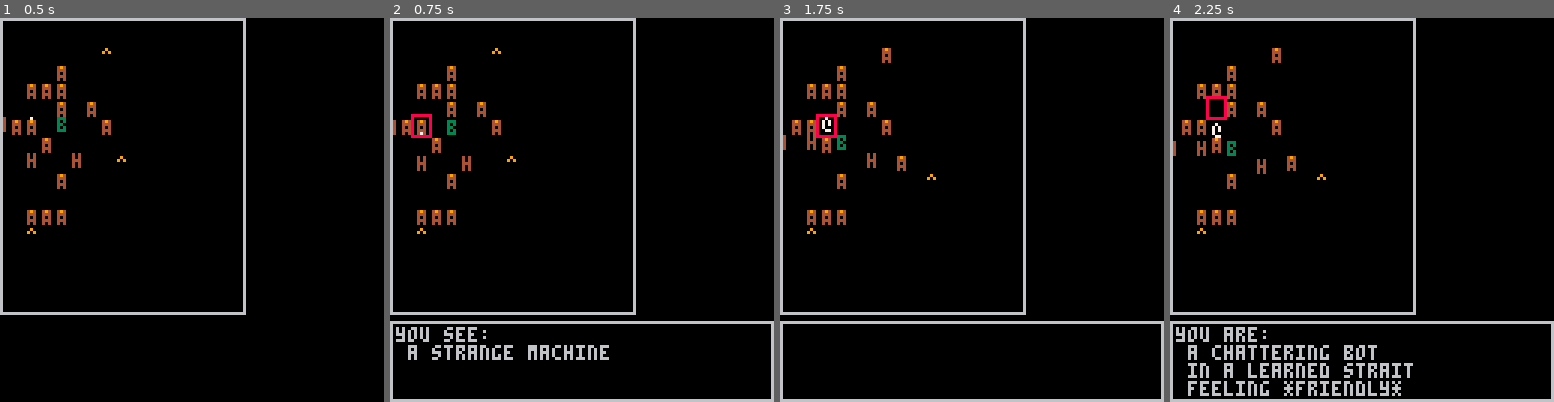
Above: before the commit, frames 1-4 (left to right).
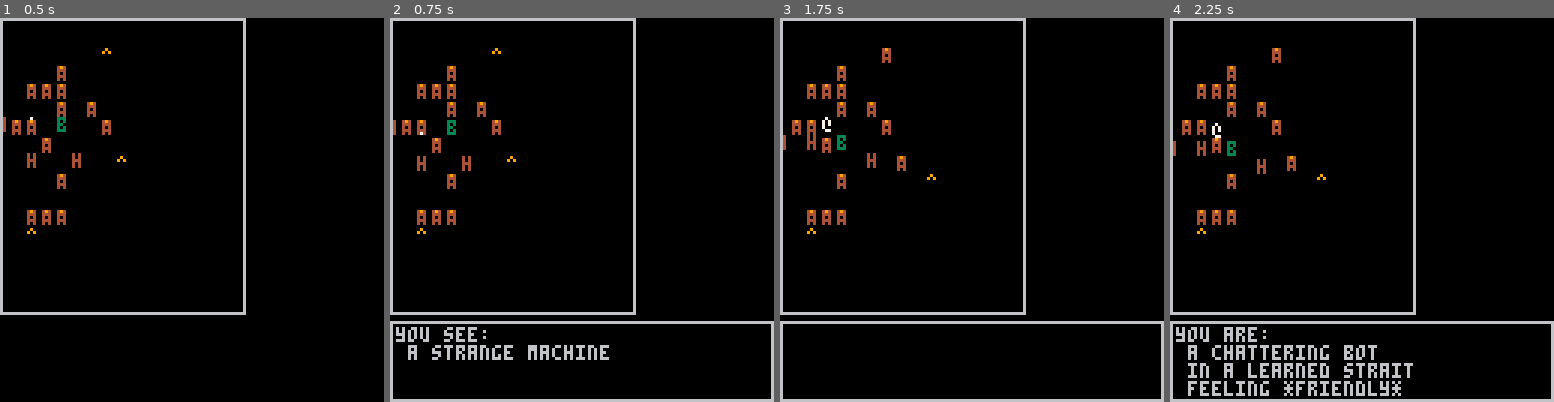
Above: after the commit, the same moments.

Repository: arnodick/castle
Game: PICO-8 cartridge castle.p8
Two runs of this game, one before a commit and one after it. Both use one fixed random seed, a clock stepped at 60 frames per second and the inputs below.
Inputs:
- Up to frame 1 (0.5 s): tap X (X key) at 0.33 s
- Up to frame 2 (0.75 s): tap O (Z key) at 0.7 s
- Up to frame 3 (1.75 s): tap X (X key) at 1.07 s; hold Right from 1.6 s (still down); tap O (Z key) at 1.7 s
- Up to frame 4 (2.25 s): tap X (X key) at 1.85 s; release Right at 2.1 s; tap O (Z key) at 2.1 s; hold Up from 2.15 s (still down)

Frame 1 is identical in both runs. In frame 2, 0.2% of the frame differs, in the area x 5-11%, y 25-32%; in frame 3, 0.2%; in frame 4, 0.2%.

Commit message:
more fixes

Diff:
--- a/castle.p8
+++ b/castle.p8
@@ -502,7 +502,9 @@
 		rect(cam[1]+m.x-2,cam[2]+m.y-2,cam[1]+m.x+m.w,cam[2]+m.y+m.h,rooms[level].c+4)
 		if m.t==1 then
 			--draw cursor
-			rect(cur.x*cellw+camoffx,cur.y*cellh+camoffy,cur.x*cellw+cellw+camoffx+1,cur.y*cellh+cellh+camoffy+1,8)
+			if flr(timer/10)%2==0 then
+				rect(cur.x*cellw+camoffx,cur.y*cellh+camoffy,cur.x*cellw+cellw+camoffx+1,cur.y*cellh+cellh+camoffy+1,8)
+			end
 		end
 	end
 	if m.display then
@@ -648,6 +650,7 @@
 					mes[3]="*"..species[actortypes[t.t][level+1].sp].." now hates you!*"
 					rltns[actortypes[t.t][level+1].rl].ha=actortypes[p.t][level+1].rl
 				elseif t==p then
+					sendtomenu(menus[2],listinventory(p))
 					mes[1]="you are dead!"
 					mes[2]="you got "..countcash(p).." cash"
 					mes[3]=" press button to continue"
@@ -732,7 +735,7 @@
 function dodialogue(m,t)
 	m.t=4
 	m.sel=1
-	m.control=not m.control
+--	m.control=not m.control
 	m.target=t
 end
 
@@ -890,6 +893,10 @@
 --				dodialogue(m,target)
 				mes[1]="you see:"
 				mes[2]=" a "..species[actortypes[target][level+1].sp]
+				mes[3]="button 1 to interact"
+				if btnp(4) then
+					dodialogue(m,target)
+				end
 			elseif target==2 or target==9 then
 				mes[1]="you see:"
 				mes[2]=" a "..objects[actortypes[target][level+1].sp]
